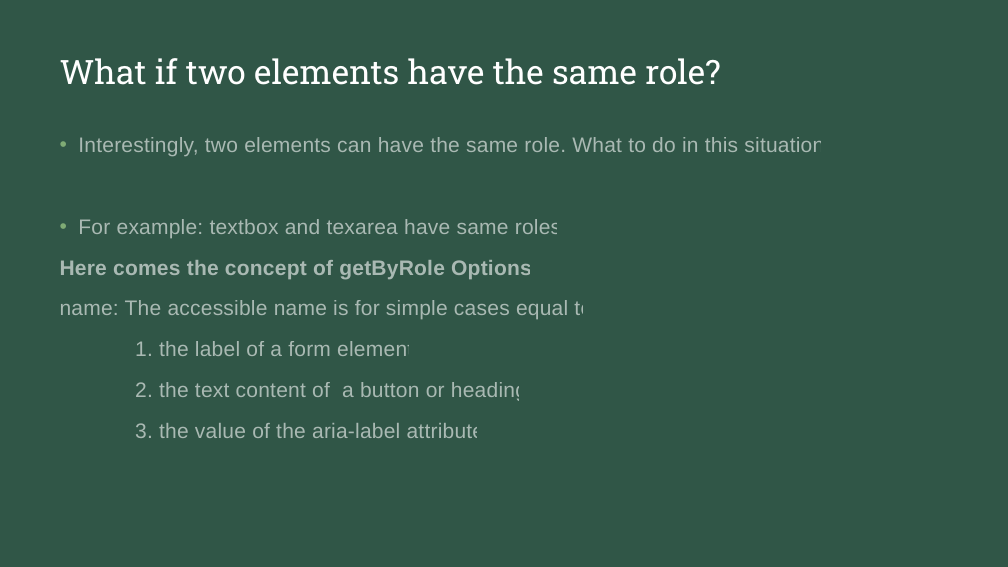
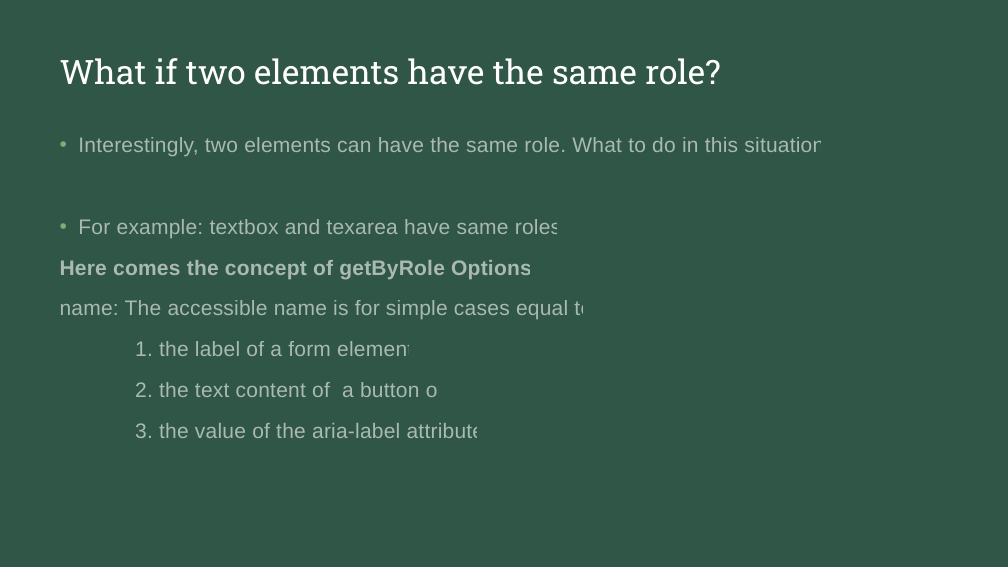
Before and after one commit to natiquekeyin/spring2023, a slide deck: slide 7 of JavaScript/Week12/Week12.pptx. Drawn at 1008x567 pixels with LibreOffice and Linux fonts; fonts in the diff are those of the drawing. Boxes give left, top, right and bottom in pixels: in the first picture for what was removed or moved away, otherwise in the second. Text is boxed around its words. In the diff, an @@ line names an element or a change of style, - is before the commit and + after.

```diff
--- a/JavaScript/Week12/Week12.pptx
+++ b/JavaScript/Week12/Week12.pptx
@@ text at box(135, 382, 445, 397): text changed @@
-2. the text content of a button or heading
+2. the text content of a button or
```
Also in this commit, not shown: 1 other slide changed, 13 slides added, 7 other files.
